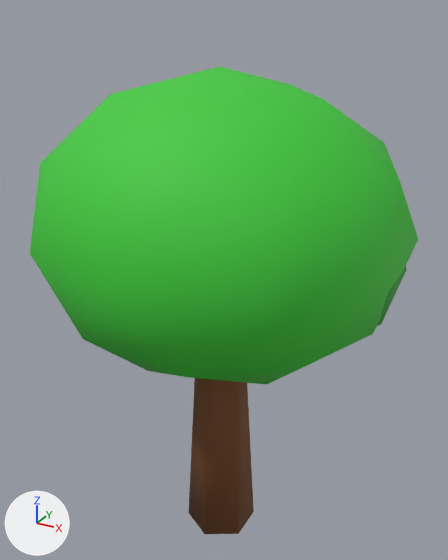
What one commit did to the glTF model 99nights/models/art/oak_lod.glb.
Before and after are seen from a camera (50 mm lens) standing at (1.43, -2.56, 2.84) and looking at (-0.02, 0.06, 1.53). Lighting does not change. The marker at lower left points along +X, +Y and +Z. The picture after the commit comes second.

Names of what the first picture shows: 'olod_c0', 'olod_c1', 'olod_trunk'.
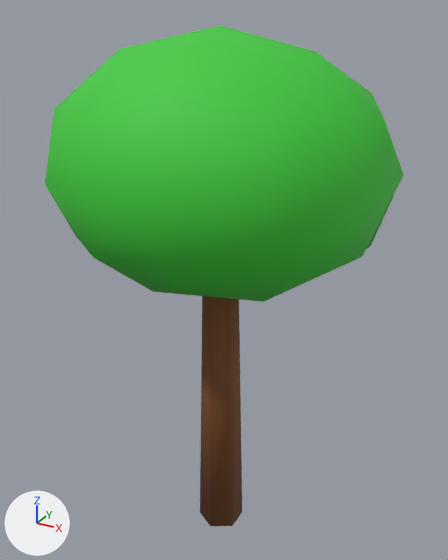
The change in detail:
me_olod_trunk is used by ob_olod_trunk; location (0.0, 0.0, 0.0).
me_olod_trunk had 12 vertices, 20 faces and spanned x -0.173..0.173, y -0.2..0.2, z 0.0..1.4.
me_olod_trunk now has 12 vertices, 20 faces and spans x -0.113..0.113, y -0.13..0.13, z 0.0..1.7.
Part 1, on me_olod_trunk:
Vertex 0 of me_olod_trunk moves from (0.0, 0.2, 0.0) to (0.0, 0.13, 0.0).
Vertex 1 of me_olod_trunk moves from (0.0, 0.12, 1.4) to (0.0, 0.09, 1.7).
Vertex 2 of me_olod_trunk moves from (0.173, 0.1, 0.0) at pixel (253, 511) to (0.113, 0.065, 0.0) at pixel (242, 511).
Vertex 3 of me_olod_trunk moves from (0.104, 0.06, 1.4) to (0.078, 0.045, 1.7).
Vertex 4 of me_olod_trunk moves from (0.173, -0.1, 0.0) at pixel (238, 533) to (0.113, -0.065, 0.0) at pixel (232, 525).
Vertex 5 of me_olod_trunk moves from (0.104, -0.06, 1.4) to (0.078, -0.045, 1.7).
Vertex 6 of me_olod_trunk moves from (0.0, -0.2, 0.0) at pixel (204, 534) to (0.0, -0.13, 0.0) at pixel (210, 526).
Vertex 7 of me_olod_trunk moves from (0.0, -0.12, 1.4) to (0.0, -0.09, 1.7).
Vertex 8 of me_olod_trunk moves from (-0.173, -0.1, 0.0) at pixel (188, 512) to (-0.113, -0.065, 0.0) at pixel (199, 512).
Vertex 9 of me_olod_trunk moves from (-0.104, -0.06, 1.4) to (-0.078, -0.045, 1.7).
Vertex 10 of me_olod_trunk moves from (-0.173, 0.1, 0.0) to (-0.113, 0.065, 0.0).
Vertex 11 of me_olod_trunk moves from (-0.104, 0.06, 1.4) to (-0.078, 0.045, 1.7).
me_olod_c0 is used by ob_olod_c0; location (0.0, 0.0, 0.0).
me_olod_c0 had 42 vertices, 80 faces and spanned x -0.9..0.9, y -0.9..0.9, z 1.1..2.6.
me_olod_c0 now has 42 vertices, 80 faces and spans x -0.81..0.81, y -0.8..0.8, z 1.53..2.77.
me_olod_c0 part 2: the whole mesh is scaled about its middle by (0.895, 0.889, 0.827), then moved by (0.0, 0.0, 0.3).
me_olod_c1 is used by ob_olod_c1; location (0.0, 0.0, 0.0).
me_olod_c1 had 42 vertices, 80 faces and spanned x -0.173..0.873, y -0.4..0.6, z 1.25..2.15.
me_olod_c1 now has 42 vertices, 80 faces and spans x -0.137..0.777, y -0.34..0.54, z 1.65..2.45.
me_olod_c1 part 3: the whole mesh is scaled about its middle by (0.873, 0.88, 0.889), then moved by (-0.03, 0.0, 0.35).

Boxes (x1, y1, x2, y2) around the edits, measured in the pictures (448 x 560 px):
'olod_c0', moved, rescaled (7% narrower, 13% shorter): before (30, 67, 418, 384); after (45, 26, 404, 302)
'olod_trunk', reshaped: before (189, 378, 254, 534); after (200, 296, 242, 526)
'olod_c1', moved, rescaled (mostly hidden afterwards): before (377, 266, 407, 326); after (366, 197, 393, 249)
